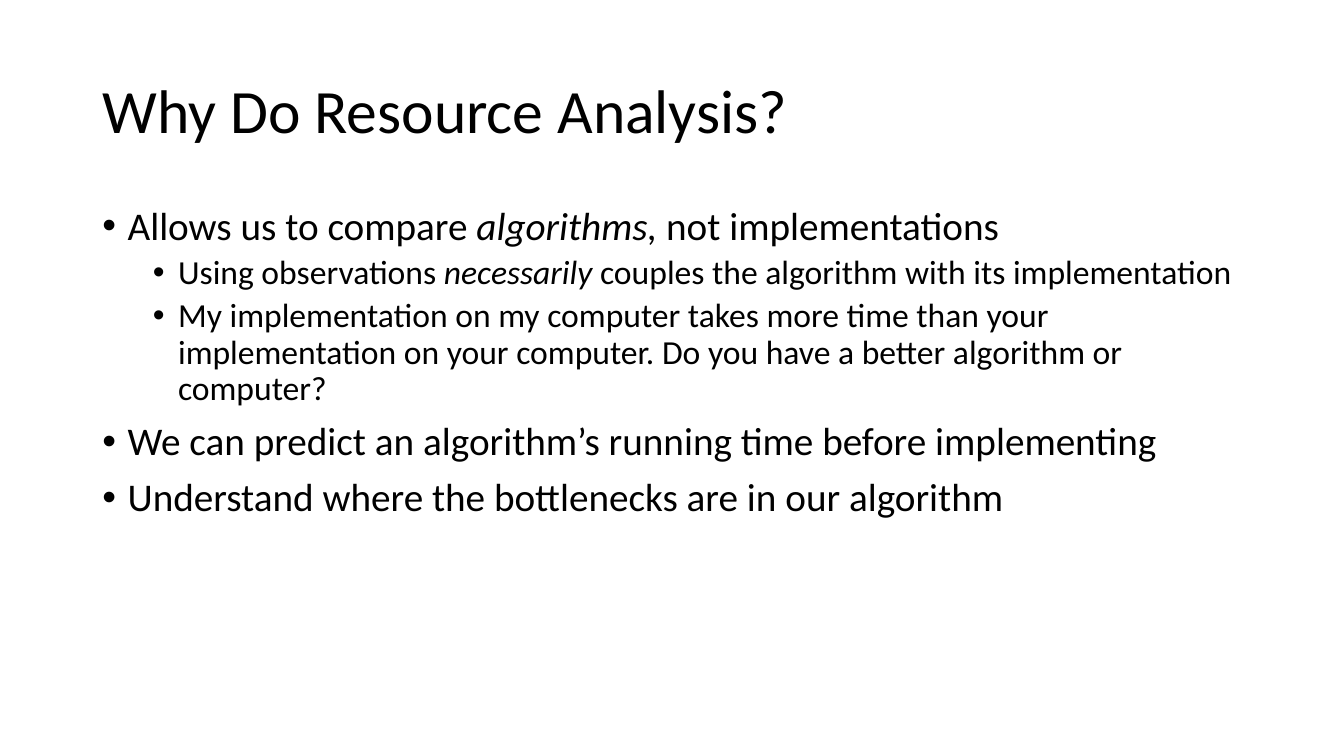
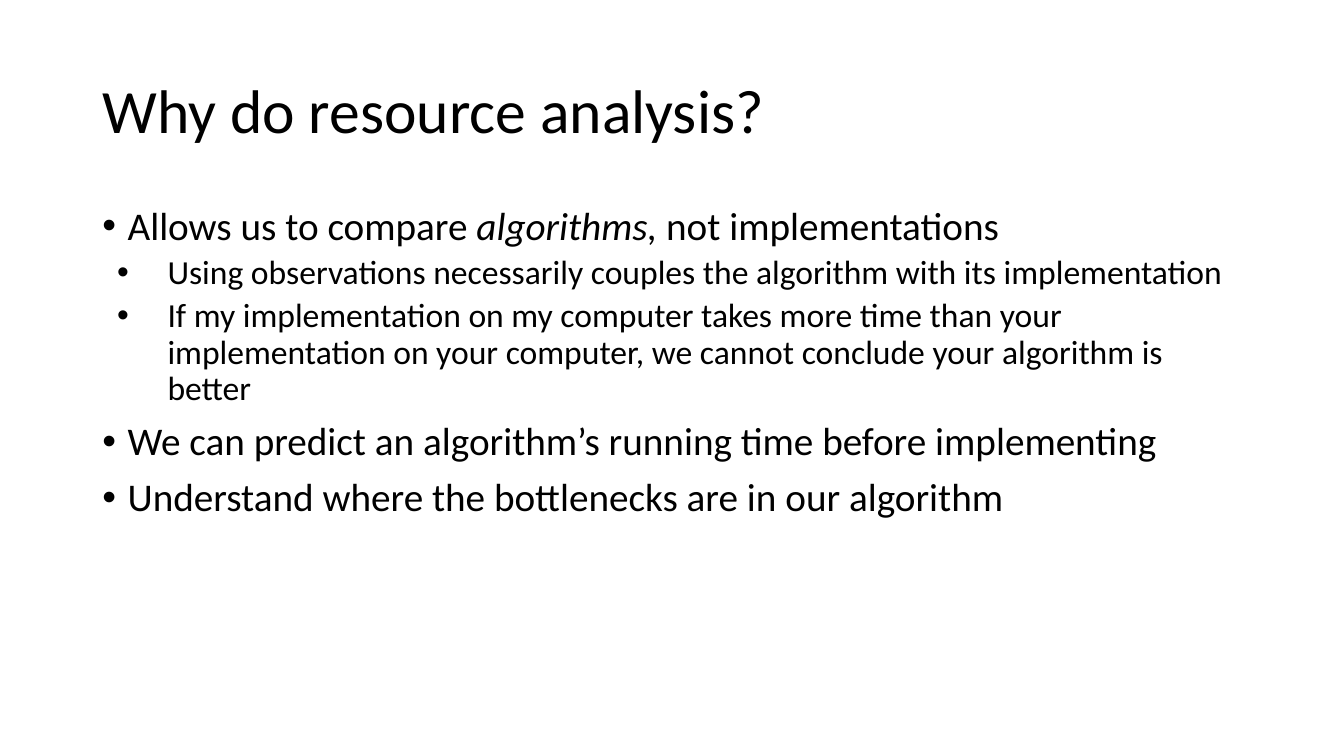
Before and after one commit to natebrunelle/cse332, a slide deck: slide 16 of markdown/files/slides/lecture2_analysis1.pptx (slide 14 before the commit). Drawn at 1344x756 pixels with LibreOffice and Linux fonts; fonts in the diff are those of the drawing. Boxes give left, top, right and bottom in pixels: in the first picture for what was removed or moved away, otherwise in the second. Text is boxed around its words. In the diff, an @@ line names an element or a change of style, - is before the commit and + after.

```diff
--- a/markdown/files/slides/lecture2_analysis1.pptx
+++ b/markdown/files/slides/lecture2_analysis1.pptx
@@ title at (x1=102, y1=90, x2=764, y2=143): text changed @@
-Why Do Resource Analysis?
+Why do resource analysis?
@@ text at (x1=168, y1=260, x2=1222, y2=290): italic off in "necessarily"; indent changed @@
@@ text at (x1=168, y1=303, x2=1163, y2=401): text changed @@
-  • My implementation on my computer takes more time than your implementation on your computer. Do you have a better algorithm or computer?
+  • If my implementation on my computer takes more time than your implementation on your computer, we cannot conclude your algorithm is better
```
Also in this commit, not shown: 12 other slides changed, 7 slides added, 3 slides removed, 2 other files.
